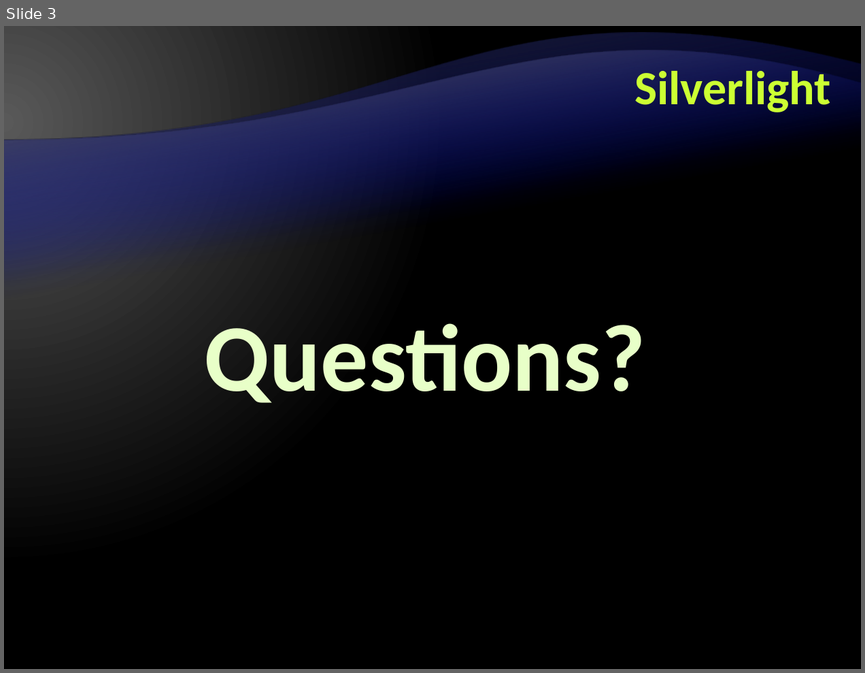
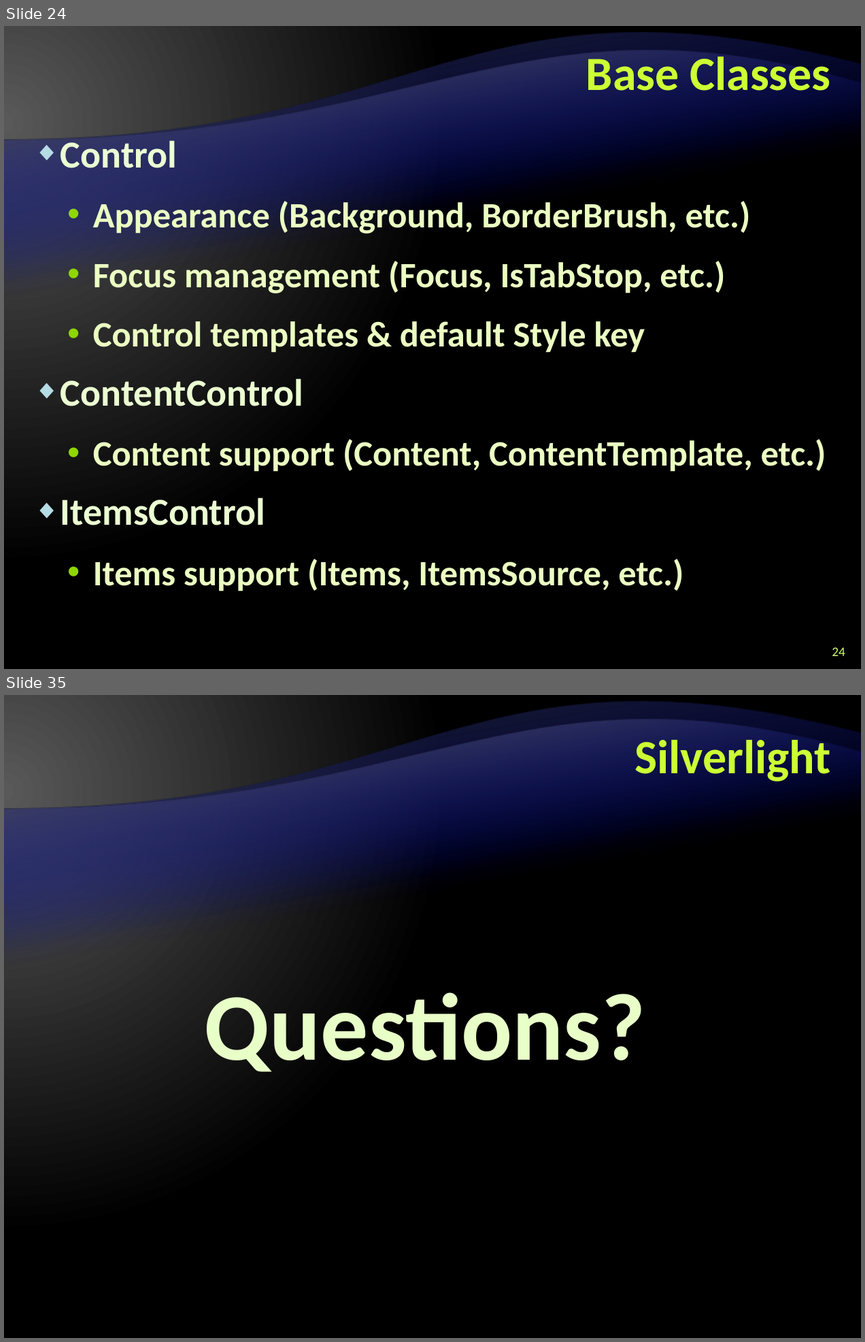
Before and after one commit to Graveheart/aspnetcourse, a slide deck: lectures/12. Silverlight.pptx. Shown one above the other, each under a label of ours: slide 3 before the commit, slides 24 and 35 after it; the slides between them are not shown. The pictures are 865x673 and 865x1342 pixels, drawn with LibreOffice and Linux fonts; fonts in the diff are those of the drawing; background and template pictures are left out. Boxes give left, top, right and bottom in pixels: in the first picture for what was removed or moved away, otherwise in the second. Text is boxed around its words. In the diff, an @@ line names an element or a change of style, - is before the commit and + after.

```diff
--- a/lectures/12. Silverlight.pptx
+++ b/lectures/12. Silverlight.pptx
@@ slide 24 added at bbox=[4, 26, 861, 669], background gradient #595959 to #000000; not listed: 2 template elements that a slide beside it also shows @@
@@ title added at bbox=[586, 50, 830, 91], 40 pt, text #CCFF33, bold @@
+Base Classes
@@ text added at bbox=[60, 140, 826, 591], 30 pt, text #EBFFC2, bold @@
+◆ Control
+  • Appearance (Background, BorderBrush, etc.)
+  • Focus management (Focus, IsTabStop, etc.)
+  • Control templates & default Style key
+◆ ContentControl
+  • Content support (Content, ContentTemplate, etc.)
+◆ ItemsControl
+  • Items support (Items, ItemsSource, etc.)
@@ page number added at bbox=[832, 647, 844, 656], 11 pt, text #CCFF66 @@
+24
@@ what was slide 3 is now slide 35 @@
```
Also in this commit, not shown: 1 slide changed, 32 other slides added, 1 slide removed, 2 other files.
